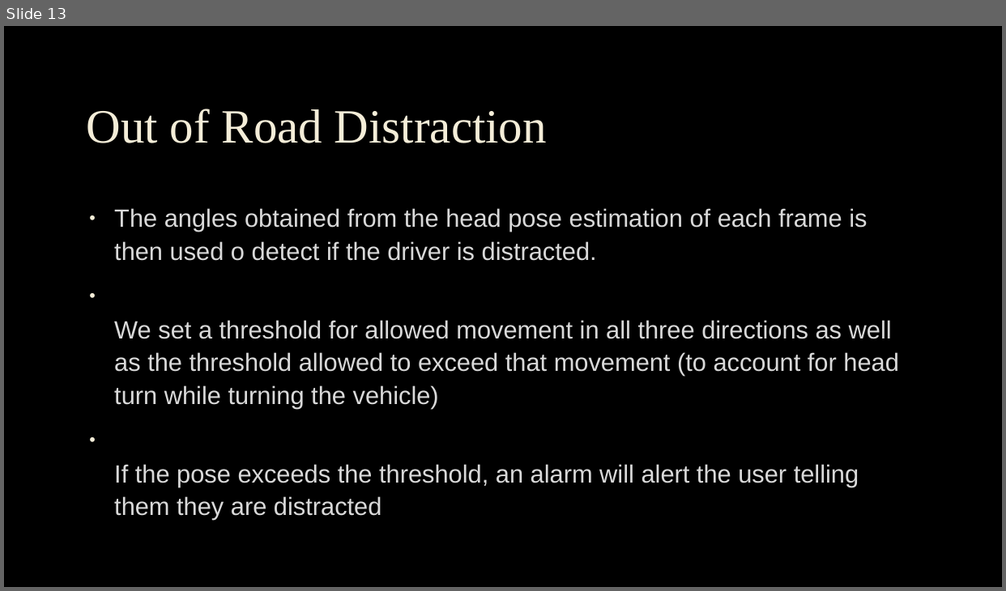
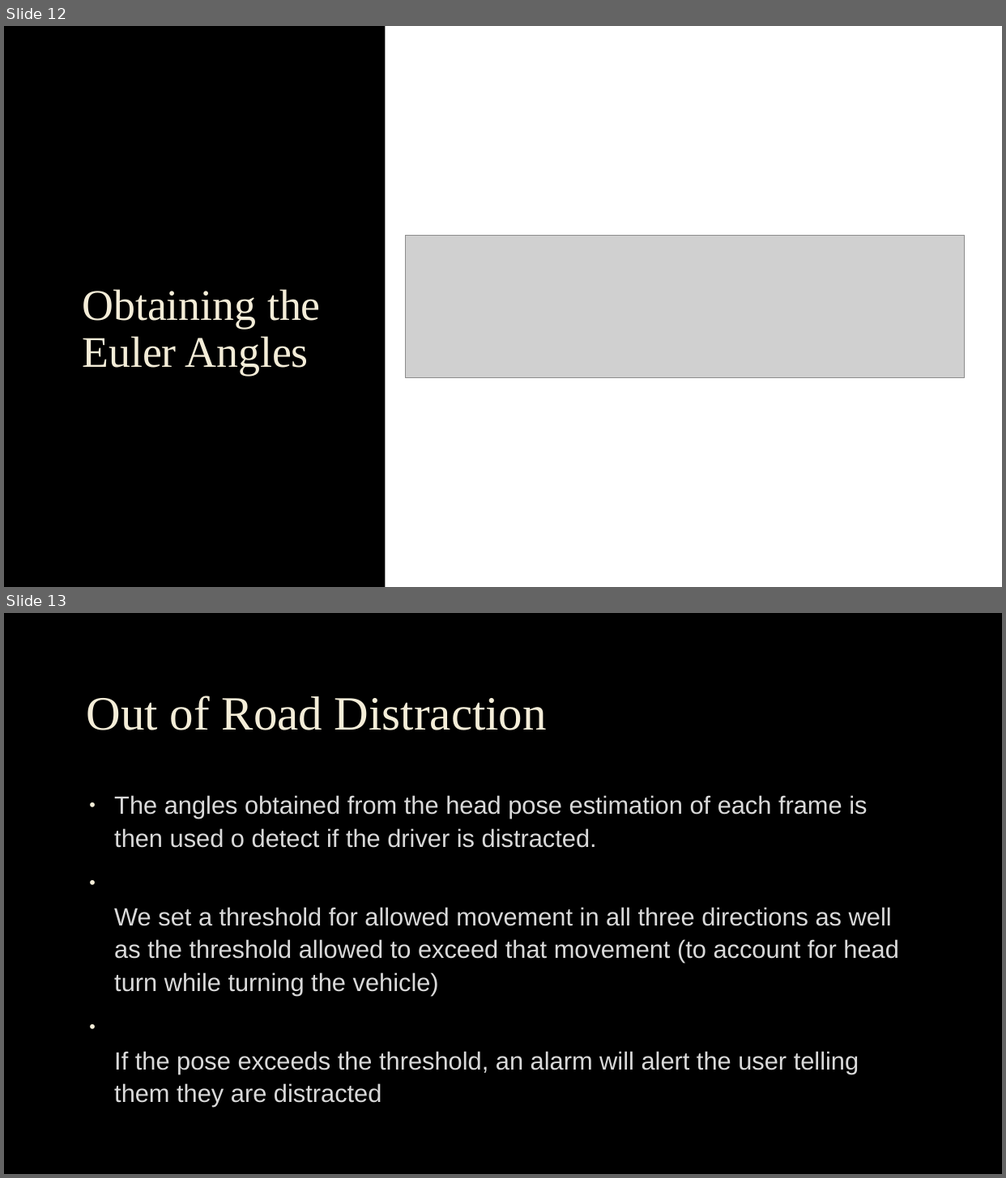
Before and after one commit to wfeng66/Machine-Learning, a slide deck: CUNY_ComputerVision_CSC74030/DriverDistraction/DriverDistractionDetector.pptx. Shown one above the other, each under a label of ours: slide 13 before the commit, slides 12 and 13 after it. The pictures are 1006x591 and 1006x1178 pixels, drawn with LibreOffice and Linux fonts; fonts in the diff are those of the drawing; grey boxes stand for pictures; background and template pictures are left out. Boxes give left, top, right and bottom in pixels: in the first picture for what was removed or moved away, otherwise in the second. Text is boxed around its words. In the diff, an @@ line names an element or a change of style, - is before the commit and + after.

```diff
--- a/CUNY_ComputerVision_CSC74030/DriverDistraction/DriverDistractionDetector.pptx
+++ b/CUNY_ComputerVision_CSC74030/DriverDistraction/DriverDistractionDetector.pptx
@@ slide 12 added at <box>4,26,1002,587</box>, background picture (left out) @@
@@ rectangle added at <box>385,26,1002,587</box>, fill #FFFFFF @@
@@ picture added at <box>405,236,964,378</box> @@
@@ title added at <box>82,289,321,376</box>, 42 pt, text #F4EDD8 @@
+Obtaining the
+Euler Angles
```
Also in this commit, not shown: 3 slides changed, 1 slide removed, 11 other files.
